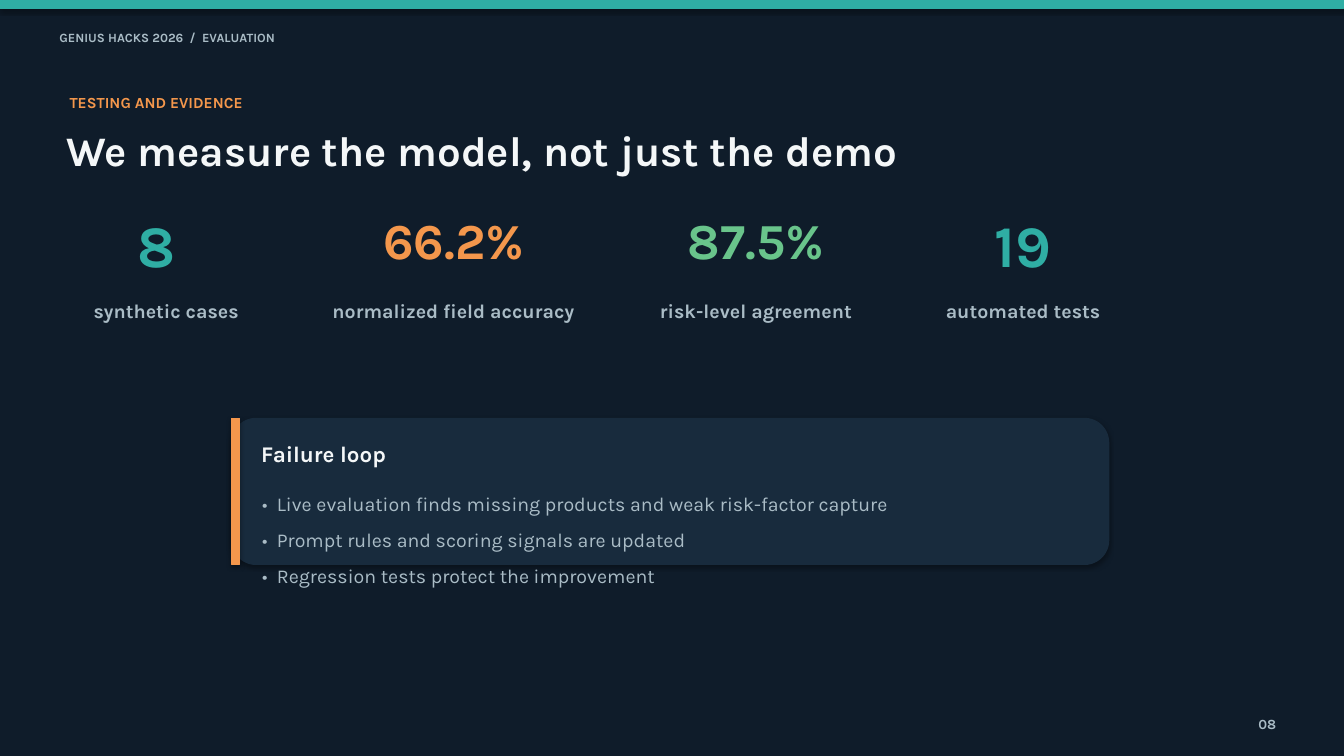
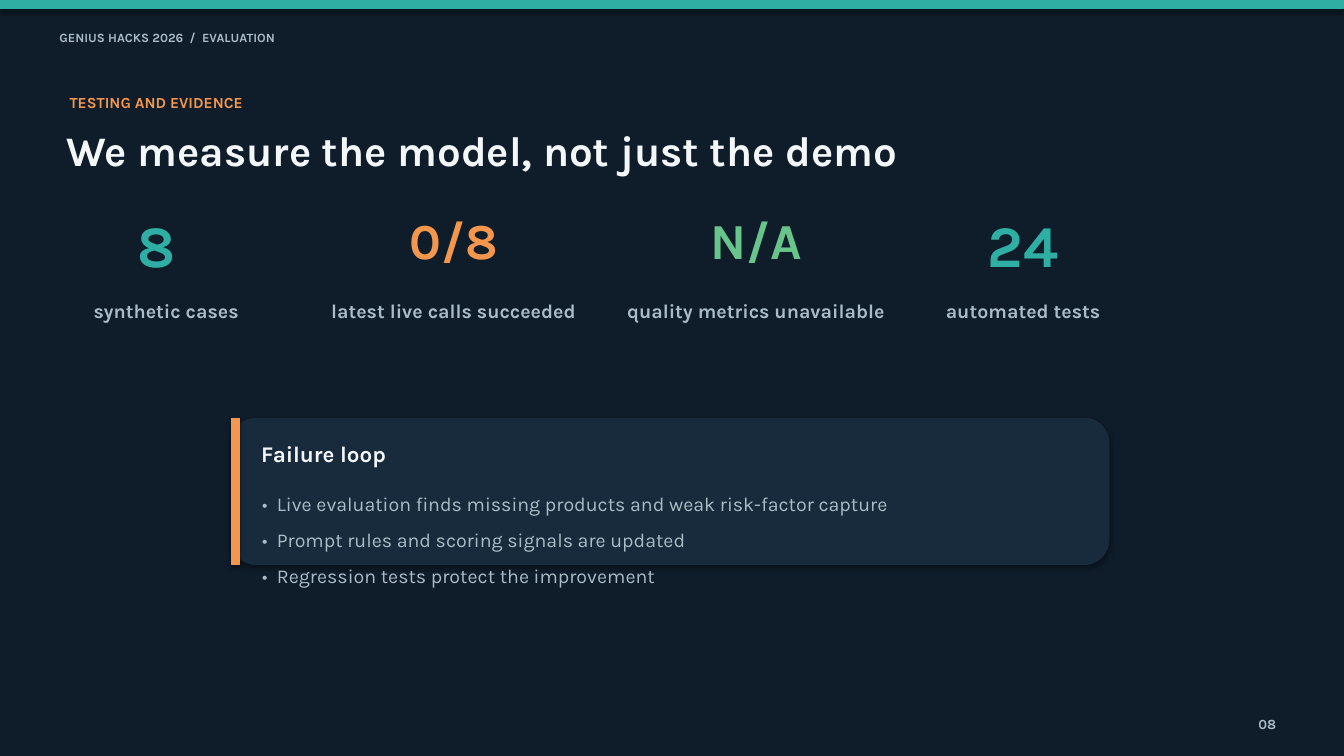
Before and after one commit to ebtenorio-myridius/geniushack3, a slide deck: slide 8 of docs/presentation/Risk_Assessment_Workbench_Genius_Hacks_2026.pptx. Drawn at 1344x756 pixels with LibreOffice and Linux fonts; fonts in the diff are those of the drawing. Boxes give left, top, right and bottom in pixels: in the first picture for what was removed or moved away, otherwise in the second. Text is boxed around its words. In the diff, an @@ line names an element or a change of style, - is before the commit and + after.

```diff
--- a/docs/presentation/Risk_Assessment_Workbench_Genius_Hacks_2026.pptx
+++ b/docs/presentation/Risk_Assessment_Workbench_Genius_Hacks_2026.pptx
@@ text at [409,221,497,263]: text changed @@
-66.2%
+0/8
@@ text at [710,221,801,263]: text changed @@
-87.5%
+N/A
@@ text at [988,228,1059,267]: text changed @@
-19
+24
@@ text at [331,304,576,318]: text changed @@
-normalized field accuracy
+latest live calls succeeded
@@ text at [627,304,884,323]: text changed @@
-risk-level agreement
+quality metrics unavailable
```
Also in this commit, not shown: 1 other slide changed, 13 other files.
